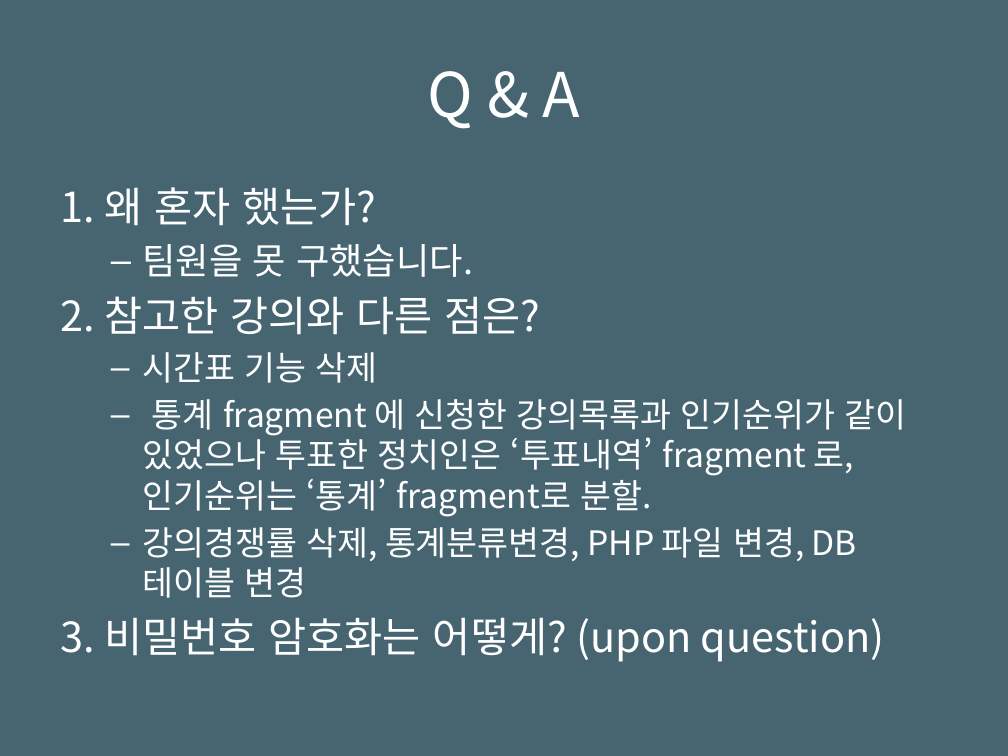
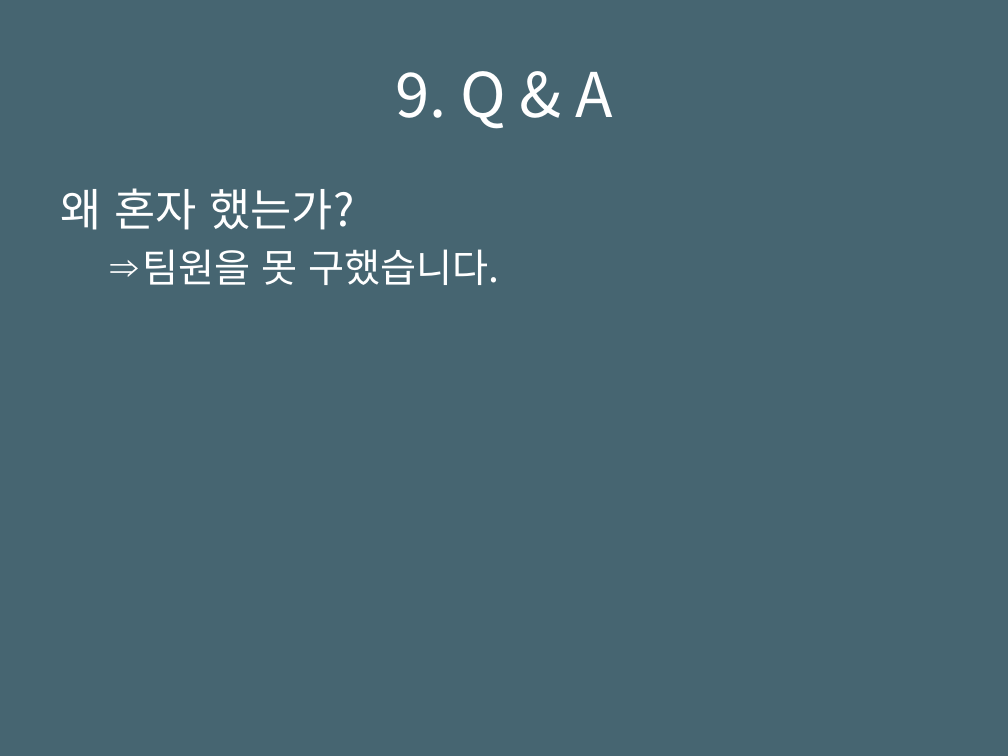
Before and after one commit to csheesun/Politico-Review, a slide deck: slide 10 of PoliticoReview_docs/발표자료(Presentation Meterials)_1410641_이희선.pptx. Drawn at 1008x756 pixels with LibreOffice and Linux fonts; fonts in the diff are those of the drawing. Boxes give left, top, right and bottom in pixels: in the first picture for what was removed or moved away, otherwise in the second. Text is boxed around its words. In the diff, an @@ line names an element or a change of style, - is before the commit and + after.

```diff
--- a/PoliticoReview_docs/발표자료(Presentation Meterials)_1410641_이희선.pptx
+++ b/PoliticoReview_docs/발표자료(Presentation Meterials)_1410641_이희선.pptx
@@ title at [395, 71, 612, 129]: text changed @@
-Q & A
+9. Q & A
@@ text at [60, 188, 354, 230]: text changed; size 29.6 to 32 pt @@
-1. 왜 혼자 했는가?
+왜 혼자 했는가?
@@ text at [142, 249, 499, 285]: size 25.9 to 28 pt in "팀원을 못 구했습니다."; bullet – to ⇒ @@
@@ text at [60, 296, 907, 662]: paragraphs removed @@
-2. 참고한 강의와 다른 점은?
-  – 시간표 기능 삭제
-  – 통계 fragment 에 신청한 강의목록과 인기순위가 같이 있었으나 투표한 정치인은 ‘투표내역’ fragment 로, 인기순위는 ‘통계’ fragment로 분할.
-  – 강의경쟁률 삭제, 통계분류변경, PHP 파일 변경, DB 테이블 변경
-3. 비밀번호 암호화는 어떻게? (upon question)
```
Also in this commit, not shown: 7 other slides changed, 1 slide added, 1 slide removed, 13 other files.
